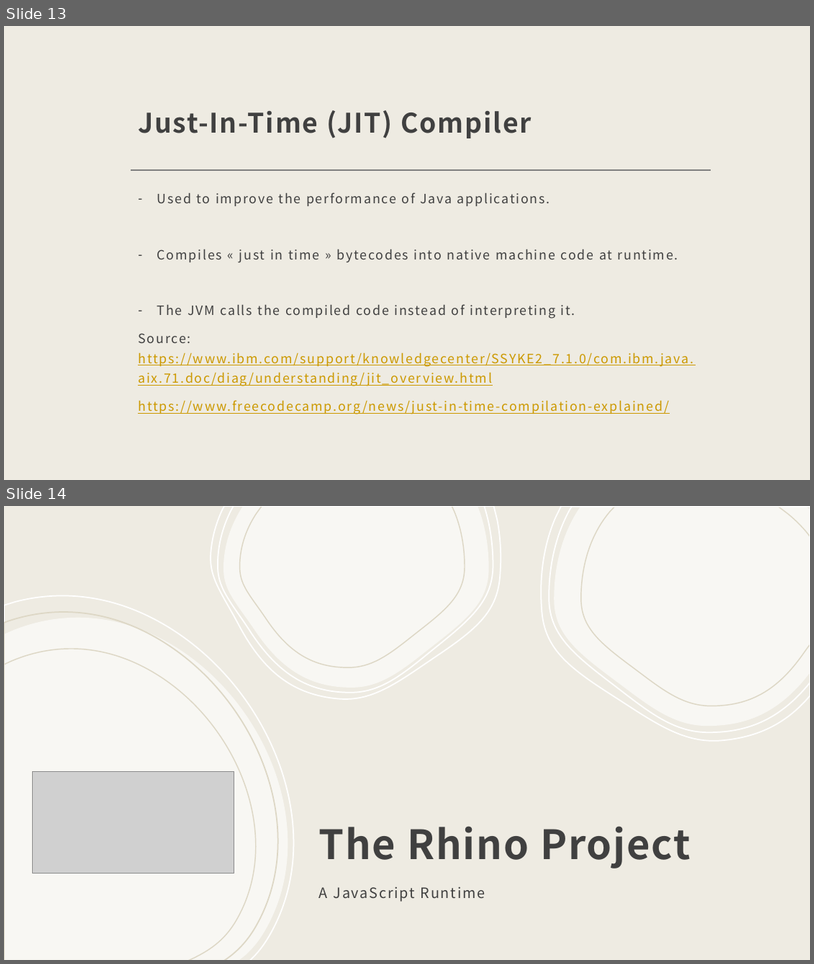
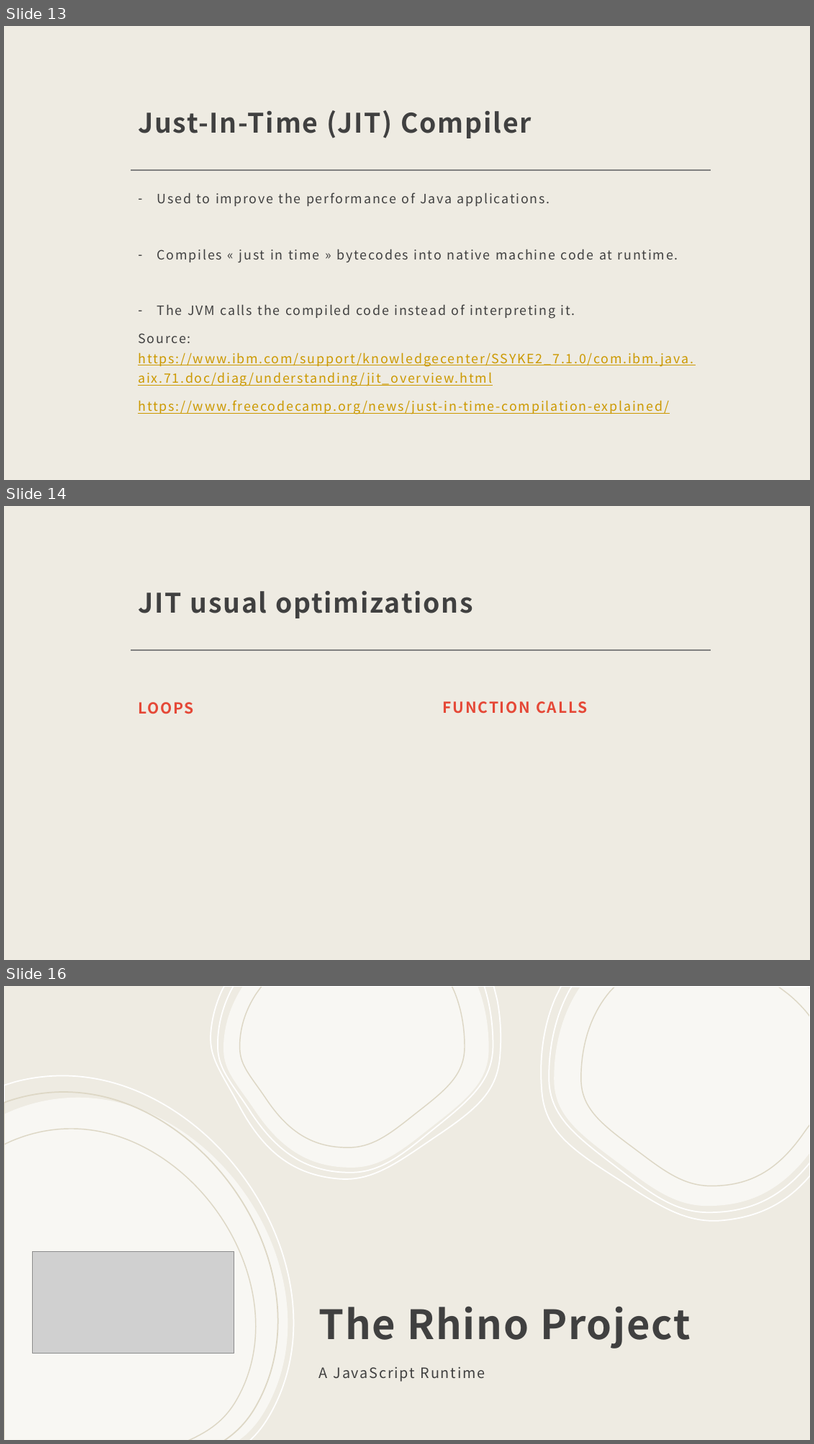
Before and after one commit to cloudy-marti/rhino-benchmarking, a slide deck: Virtual Machines and Runtime.pptx. Shown one above the other, each under a label of ours: slides 13 and 14 before the commit, slides 13, 14 and 16 after it; the slides between them are not shown. The pictures are 814x964 and 814x1444 pixels, drawn with LibreOffice and Linux fonts; fonts in the diff are those of the drawing; grey boxes stand for pictures. Boxes give left, top, right and bottom in pixels: in the first picture for what was removed or moved away, otherwise in the second. Text is boxed around its words. In the diff, an @@ line names an element or a change of style, - is before the commit and + after.

```diff
--- a/Virtual Machines and Runtime.pptx
+++ b/Virtual Machines and Runtime.pptx
@@ slide 14 added at (x1=4, y1=506, x2=810, y2=960), background #EEEBE2; not listed: 1 template element that a slide beside it also shows @@
@@ title added at (x1=138, y1=591, x2=473, y2=618), 32 pt, text #404040, bold @@
+JIT usual optimizations
@@ text added at (x1=138, y1=702, x2=193, y2=714), 18 pt, text #E54837, bold @@
+LOOPS
@@ text added at (x1=443, y1=701, x2=587, y2=713), 18 pt, text #E54837, bold @@
+FUNCTION CALLS
@@ what was slide 14 is now slide 16 @@
```
Also in this commit, not shown: 1 other slide added.
